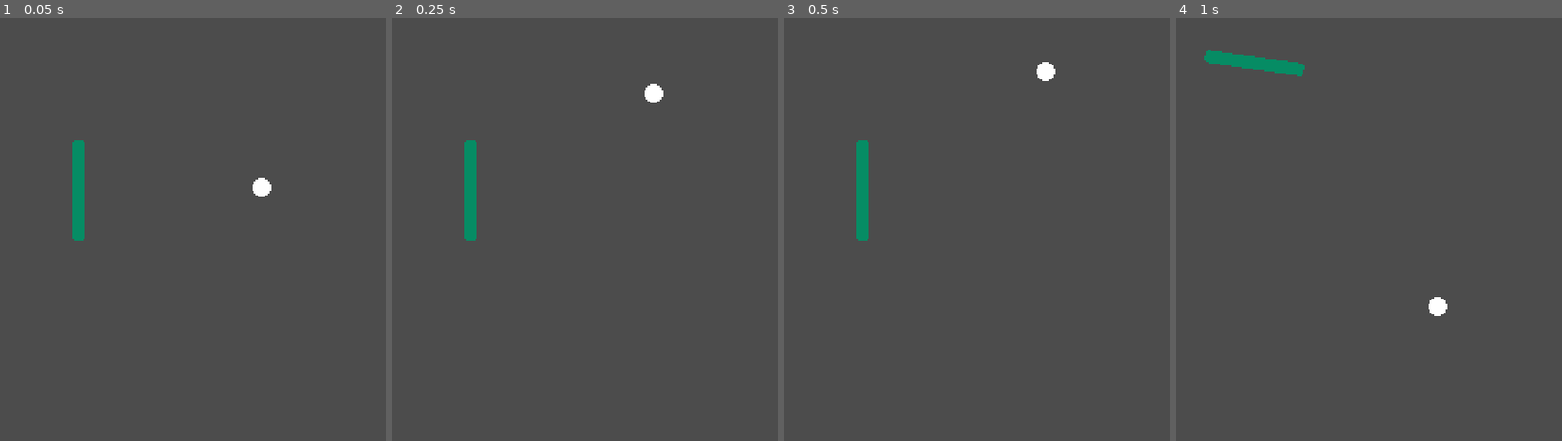
Above: before the commit, frames 1-4 (left to right).
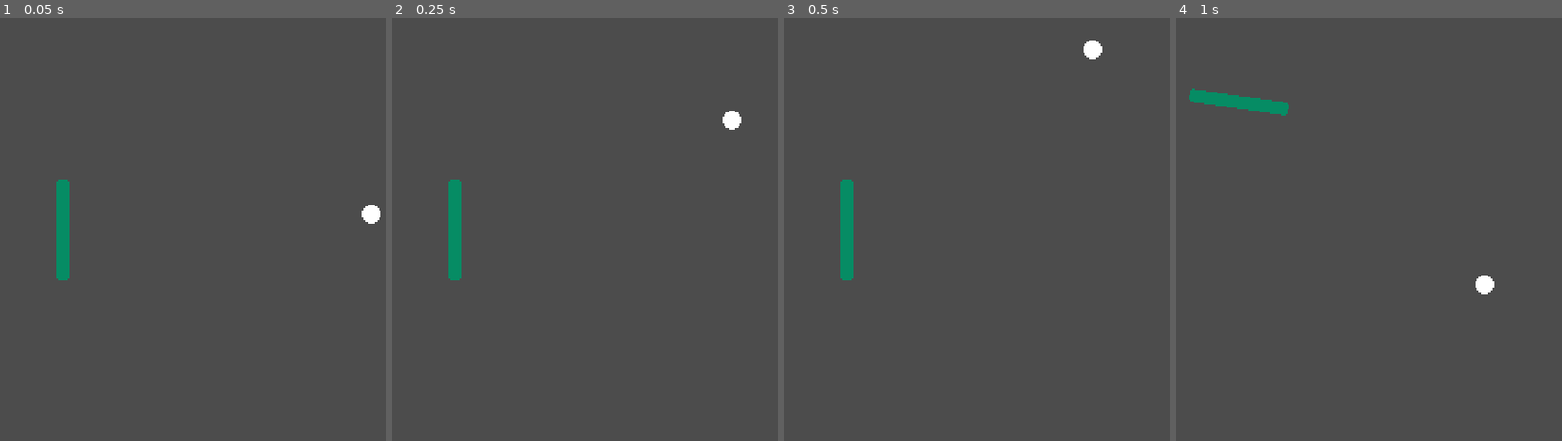
Above: after the commit, the same moments.

Repository: adatechschool/spin-spong
Game: Godot game, scene res://scenes/pong.tscn
The game is run twice, just before and just after one commit, with the same random seed, the same clock (stepped at 60 frames per second) and the same inputs.
Inputs:
- Up to frame 1 (0.05 s): no input
- Up to frame 2 (0.25 s): no input
- Up to frame 3 (0.5 s): no input
- Up to frame 4 (1 s): hold Up (adriel_goes_up) from 0.53 s (still down)

The runs differ from the first frame. In frame 1, 1.9% of the frame differs, in the area x 14-99%, y 28-62%; in frame 2, 1.9%; in frame 3, 1.9%; in frame 4, 1.9%.

Commit message:
Set ball and paddle to middle screen

Diff:
--- a/scenes/ball.tscn
+++ b/scenes/ball.tscn
@@ -10,6 +10,7 @@
 radius = 6.72109
 
 [node name="ball" type="RigidBody2D"]
+mode = 2
 mass = 0.01
 physics_material_override = SubResource( 1 )
 gravity_scale = 0.0
--- a/scenes/pong.tscn
+++ b/scenes/pong.tscn
@@ -11,11 +11,10 @@
 [node name="border" parent="." instance=ExtResource( 2 )]
 
 [node name="adriel" parent="." instance=ExtResource( 3 )]
-position = Vector2( 50, 110 )
+position = Vector2( 40, 135 )
 
 [node name="ball" parent="." instance=ExtResource( 4 )]
-position = Vector2( 167.28, 118.332 )
-mode = 2
-linear_velocity = Vector2( 0, -300 )
+position = Vector2( 240, 135 )
+linear_velocity = Vector2( -100, -300 )
 linear_damp = 0.0
 angular_damp = 0.0
